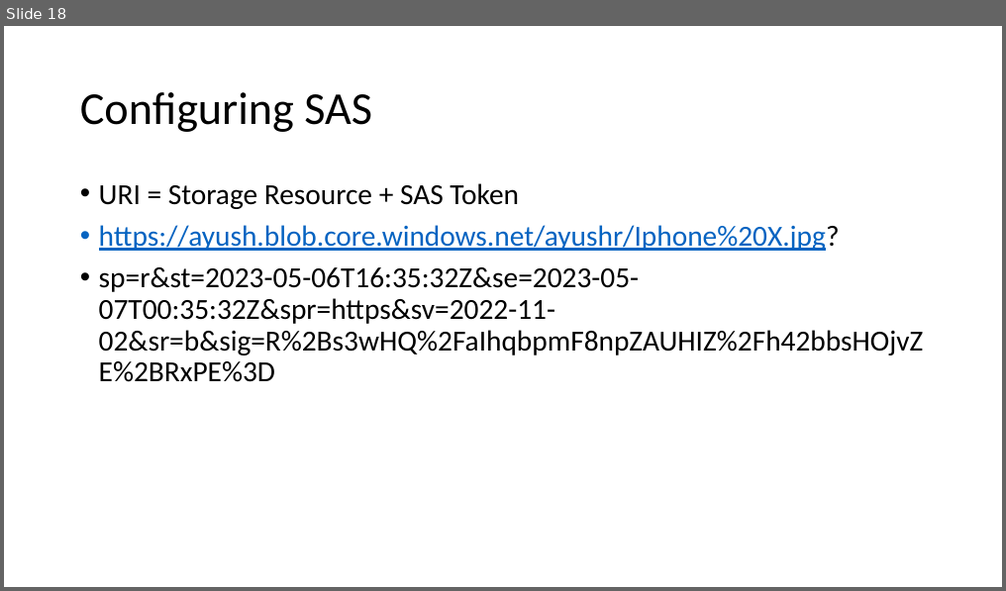
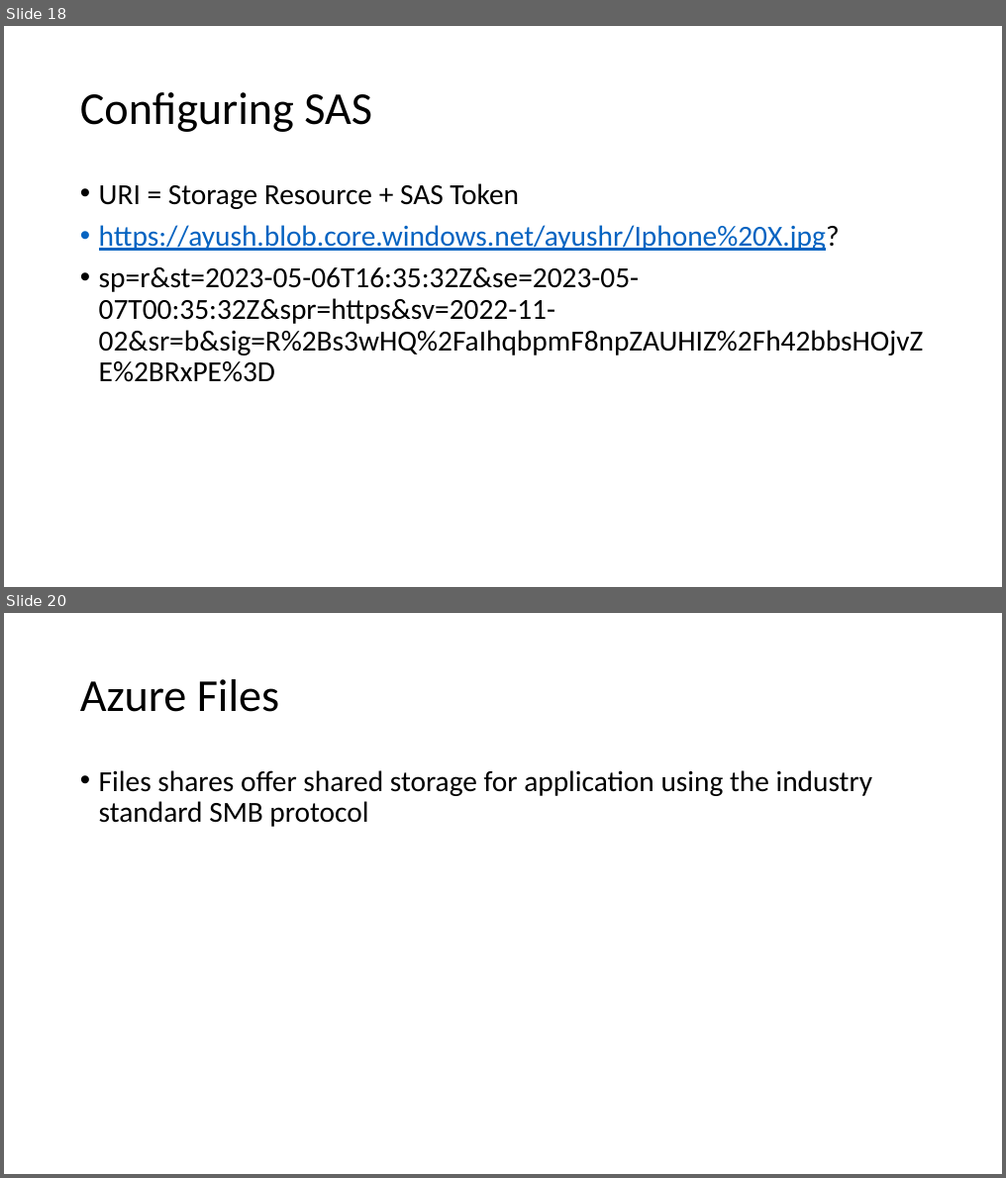
Before and after one commit to ayushrathi15/05May-AZ104, a slide deck: Azure Storage.pptx. Shown one above the other, each under a label of ours: slide 18 before the commit, slides 18 and 20 after it; the slides between them are not shown. The pictures are 1006x591 and 1006x1178 pixels, drawn with LibreOffice and Linux fonts; fonts in the diff are those of the drawing. Boxes give left, top, right and bottom in pixels: in the first picture for what was removed or moved away, otherwise in the second. Text is boxed around its words. In the diff, an @@ line names an element or a change of style, - is before the commit and + after.

```diff
--- a/Azure Storage.pptx
+++ b/Azure Storage.pptx
@@ slide 20 added at (4, 613, 1002, 1174), background #FFFFFF @@
@@ title added at (80, 679, 279, 712), 44 pt, text #000000 @@
+Azure Files
@@ text added at (99, 770, 873, 827), 28 pt, text #000000 @@
+• Files shares offer shared storage for application using the industry standard SMB protocol
```
Also in this commit, not shown: 6 other slides added.
